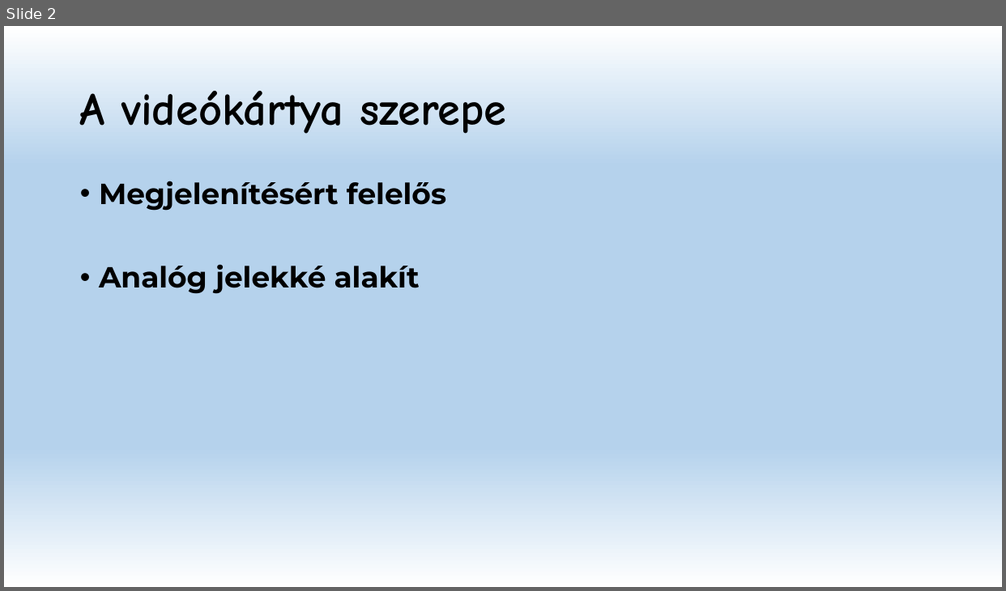
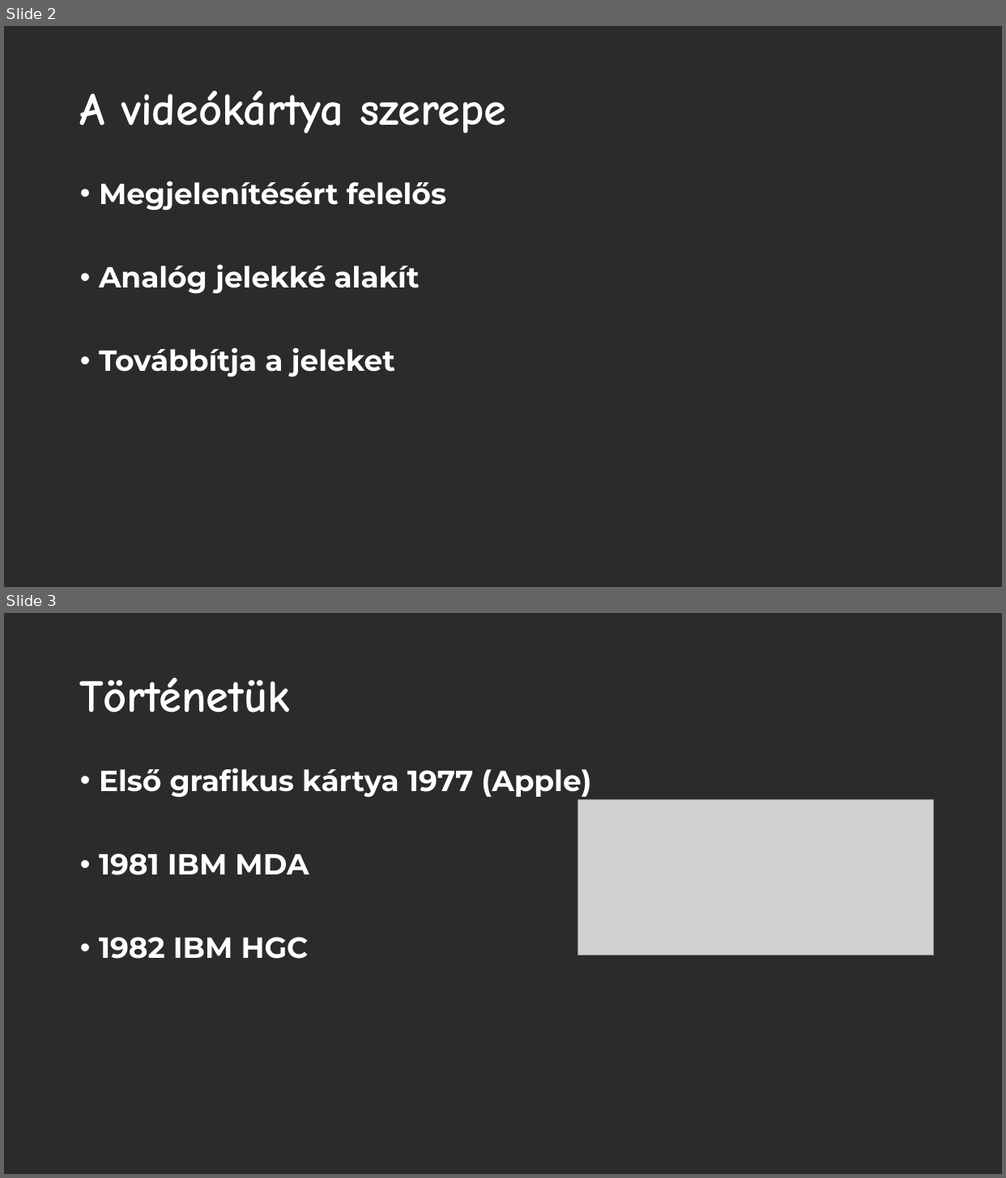
Before and after one commit to Sauher/SchauerRepo, a slide deck: Videókártya.pptx. Shown one above the other, each under a label of ours: slide 2 before the commit, slides 2 and 3 after it. The pictures are 1006x591 and 1006x1178 pixels, drawn with LibreOffice and Linux fonts; fonts in the diff are those of the drawing; grey boxes stand for pictures; background and template pictures are left out; a plain dark background stands for a picture behind light text. Boxes give left, top, right and bottom in pixels: in the first picture for what was removed or moved away, otherwise in the second. Text is boxed around its words. In the diff, an @@ line names an element or a change of style, - is before the commit and + after.

```diff
--- a/Videókártya.pptx
+++ b/Videókártya.pptx
@@ slide 3 added at <box>4,613,1002,1174</box>, background picture (left out) @@
@@ title added at <box>80,678,290,713</box>, 44 pt, text #FFFFFF, bold @@
+Történetük
@@ text added at <box>99,768,591,959</box>, 28 pt, text #FFFFFF, bold @@
+• Első grafikus kártya 1977 (Apple)
+• 1981 IBM MDA
+• 1982 IBM HGC
@@ picture added at <box>578,799,934,956</box> @@
@@ slide 2 changed as well @@
@@ background gradient #FFFFFF to #B5D2EC to picture (left out) @@
@@ title "A videókártya szerepe" at <box>80,91,507,134</box>: text colour #000000 to #FFFFFF @@
@@ text at <box>99,181,446,294</box>: text colour #000000 to #FFFFFF in "Megjelenítésért felelős", "Analóg jelekké alakít" @@
@@ text at <box>99,348,395,378</box>: paragraph added @@
+• Továbbítja a jeleket
```
Also in this commit, not shown: 2 other slides changed, 4 other slides added, 5 slides removed.
